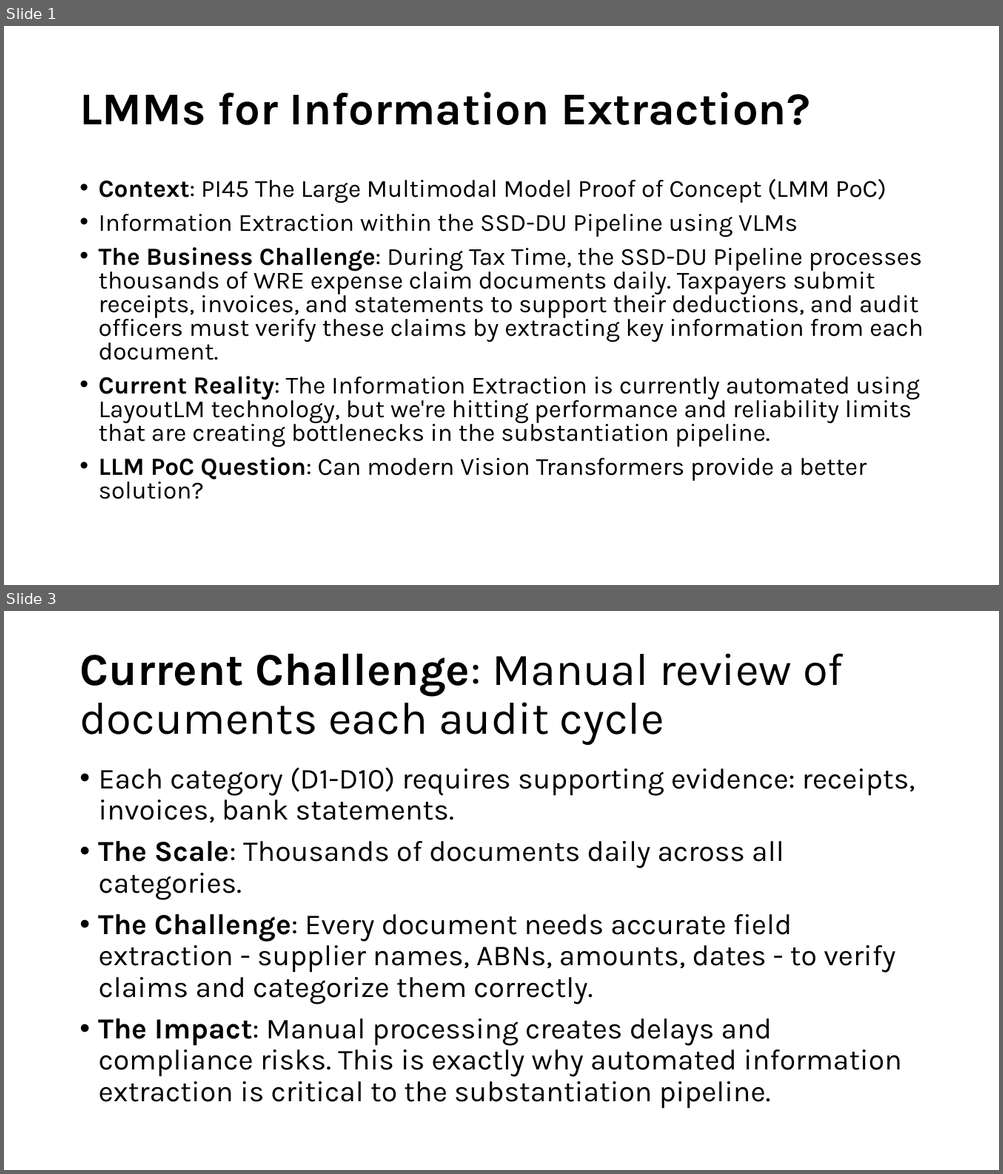
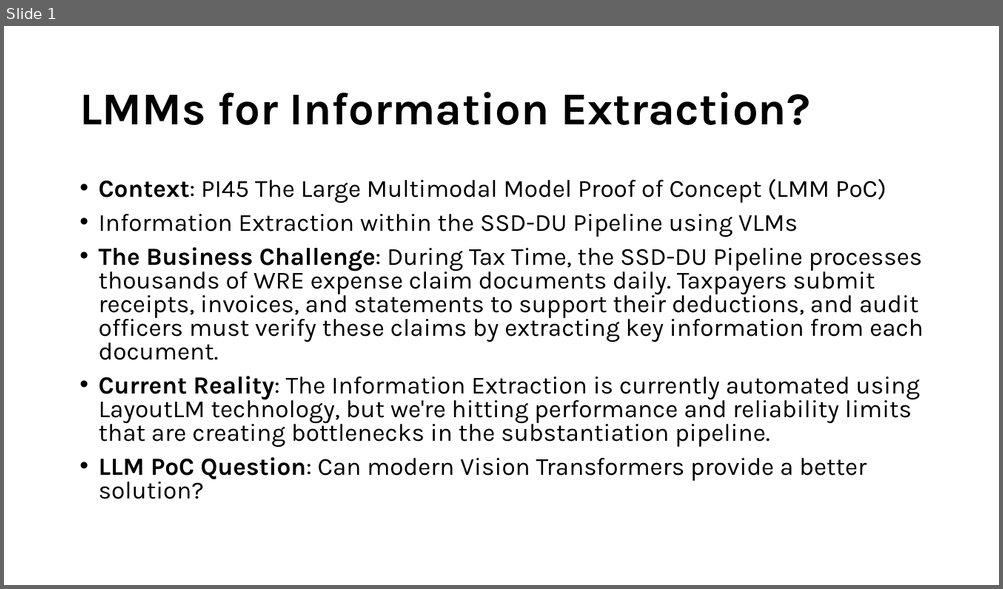
Before and after one commit to tmnestor/unified_vision_processor_minimal, a slide deck: presentation_materials/vision_transformers.pptx. Shown one above the other, each under a label of ours: slides 1 and 3 before the commit, slide 1 after it; the slides between them are not shown. The pictures are 1003x1174 and 1003x589 pixels, drawn with LibreOffice and Linux fonts; fonts in the diff are those of the drawing. Boxes give left, top, right and bottom in pixels: in the first picture for what was removed or moved away, otherwise in the second. Text is boxed around its words. In the diff, an @@ line names an element or a change of style, - is before the commit and + after.

```diff
--- a/presentation_materials/vision_transformers.pptx
+++ b/presentation_materials/vision_transformers.pptx
@@ slide 3 removed at (4,611,999,1170), background #FFFFFF @@
@@ title removed at (79,653,843,745) @@
-Current Challenge: Manual review of documents each audit cycle
@@ text removed at (99,767,915,1109) @@
-• Each category (D1-D10) requires supporting evidence: receipts, invoices, bank statements.
-• The Scale: Thousands of documents daily across all categories.
-• The Challenge: Every document needs accurate field extraction - supplier names, ABNs, amounts, dates - to verify claims and categorize them correctly.
-• The Impact: Manual processing creates delays and compliance risks. This is exactly why automated information extraction is critical to the substantiation pipeline.
```
Also in this commit, not shown: 2 slides changed, 3 slides added, 4 other slides removed.
